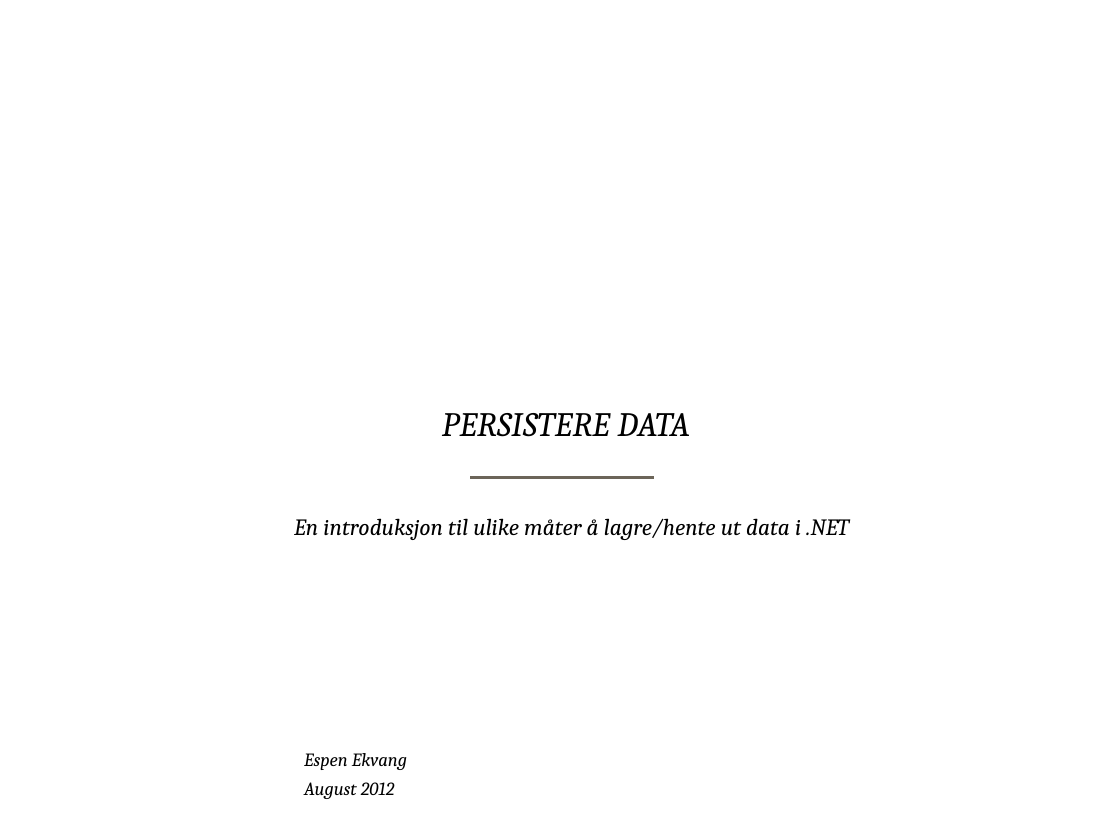
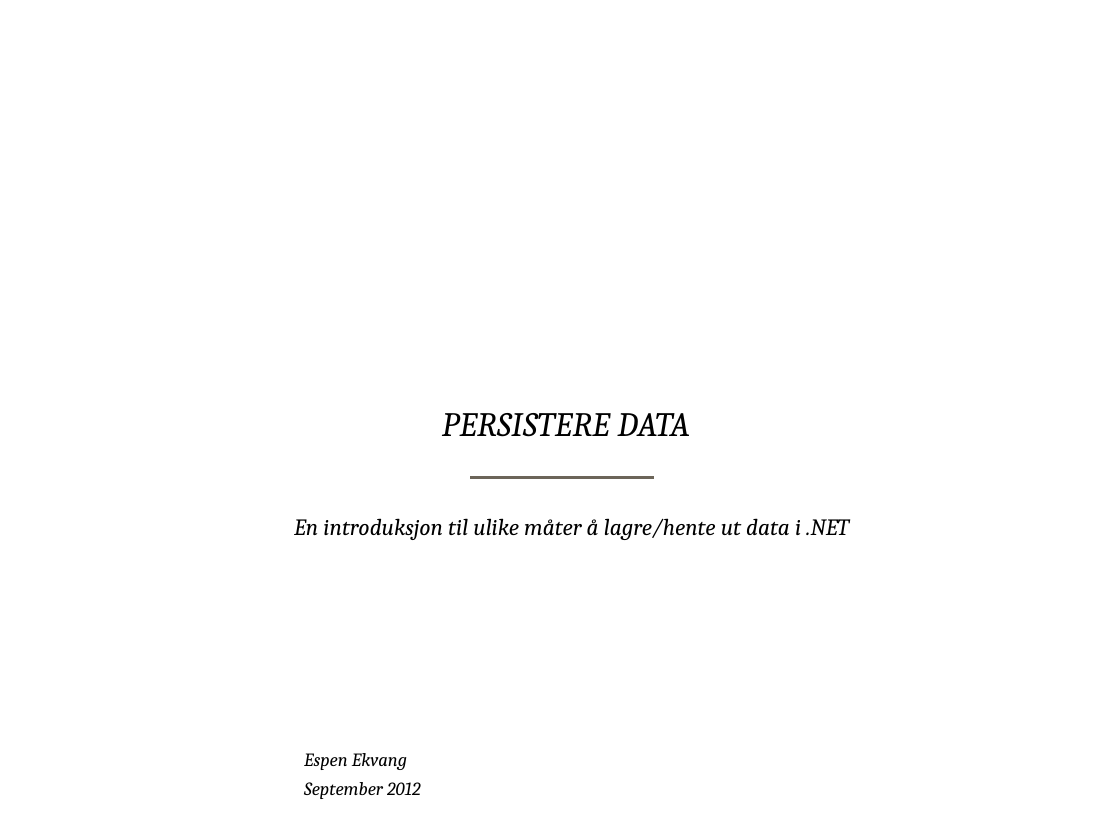
Before and after one commit to bekk/dotnetkurs, a slide deck: slide 1 of persistingData/persistingData.pptx. Drawn at 1120x840 pixels with LibreOffice and Linux fonts; fonts in the diff are those of the drawing; background and template pictures are left out. Boxes give left, top, right and bottom in pixels: in the first picture for what was removed or moved away, otherwise in the second. Text is boxed around its words. In the diff, an @@ line names an element or a change of style, - is before the commit and + after.

```diff
--- a/persistingData/persistingData.pptx
+++ b/persistingData/persistingData.pptx
@@ text at [304, 782, 421, 799]: text changed @@
-August 2012
+September 2012
```
Also in this commit, not shown: 2 other slides changed, 1 other file.
